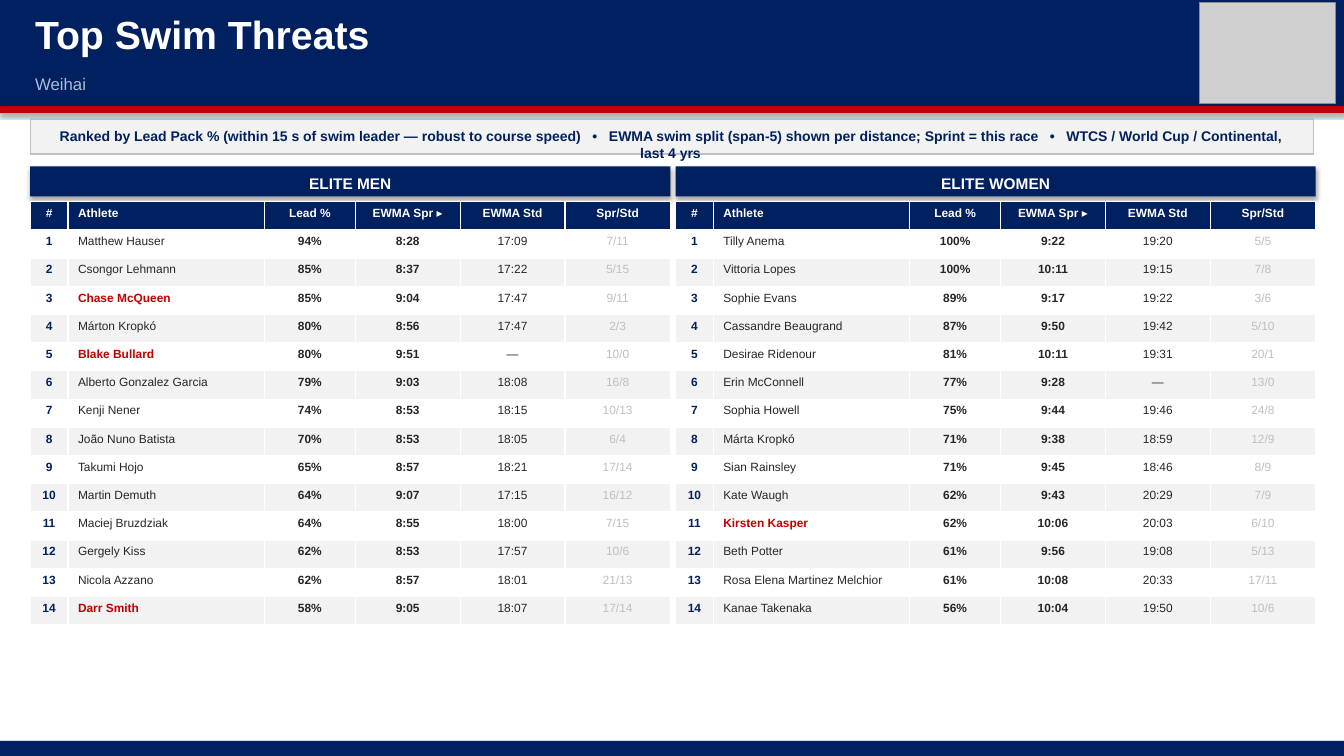
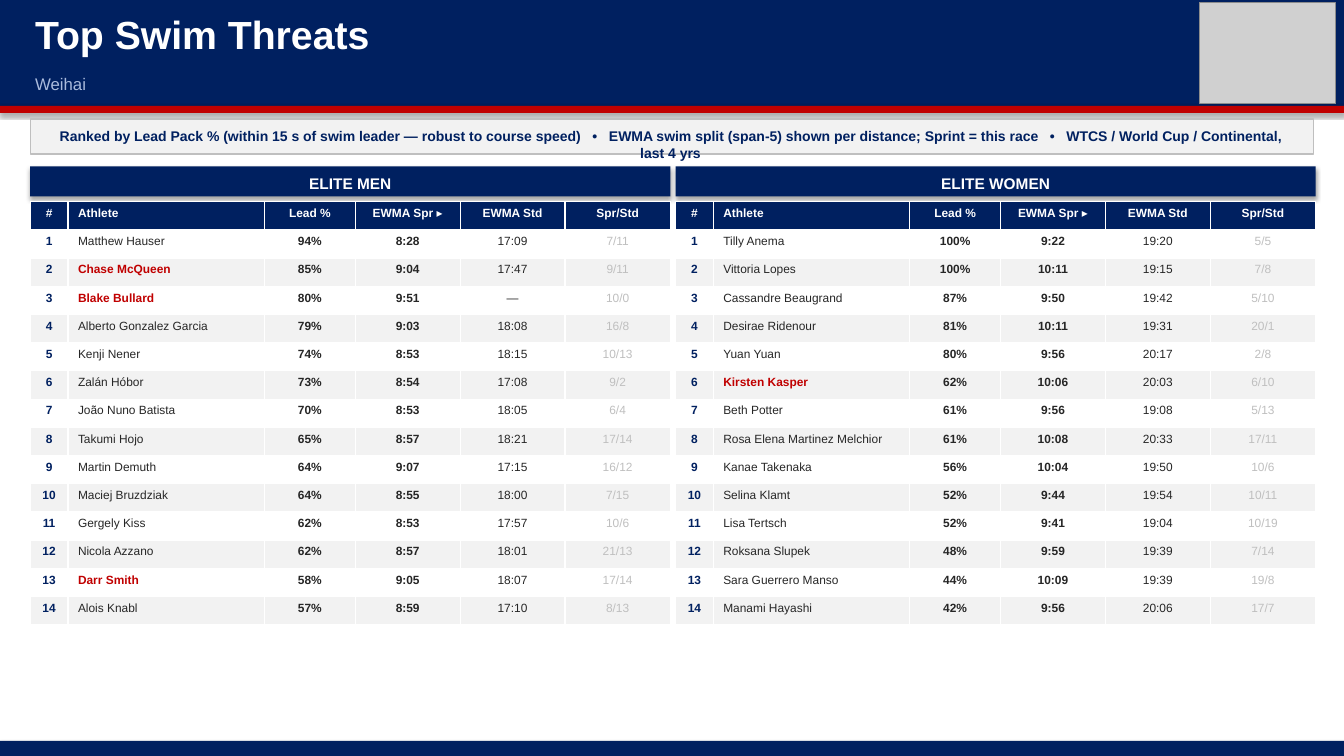
Before and after one commit to jhigh13/triathlon-db, a slide deck: slide 10 of ppt files/Weihai_v2.pptx. Drawn at 1344x756 pixels with LibreOffice and Linux fonts; fonts in the diff are those of the drawing; grey boxes stand for pictures. Boxes give left, top, right and bottom in pixels: in the first picture for what was removed or moved away, otherwise in the second. Text is boxed around its words. In the diff, an @@ line names an element or a change of style, - is before the commit and + after.

```diff
--- a/ppt files/Weihai_v2.pptx
+++ b/ppt files/Weihai_v2.pptx
@@ table at (x1=30, y1=202, x2=670, y2=625) @@
-row 3: 2 | Csongor Lehmann | 85% | 8:37 | 17:22 | 5/15
+row 3: 2 | Chase McQueen | 85% | 9:04 | 17:47 | 9/11
-row 4: 3 | Chase McQueen | 85% | 9:04 | 17:47 | 9/11
+row 4: 3 | Blake Bullard | 80% | 9:51 | — | 10/0
-row 5: 4 | Márton Kropkó | 80% | 8:56 | 17:47 | 2/3
+row 5: 4 | Alberto Gonzalez Garcia | 79% | 9:03 | 18:08 | 16/8
-row 6: 5 | Blake Bullard | 80% | 9:51 | — | 10/0
+row 6: 5 | Kenji Nener | 74% | 8:53 | 18:15 | 10/13
-row 7: 6 | Alberto Gonzalez Garcia | 79% | 9:03 | 18:08 | 16/8
+row 7: 6 | Zalán Hóbor | 73% | 8:54 | 17:08 | 9/2
-row 8: 7 | Kenji Nener | 74% | 8:53 | 18:15 | 10/13
+row 8: 7 | João Nuno Batista | 70% | 8:53 | 18:05 | 6/4
-row 9: 8 | João Nuno Batista | 70% | 8:53 | 18:05 | 6/4
+row 9: 8 | Takumi Hojo | 65% | 8:57 | 18:21 | 17/14
-row 10: 9 | Takumi Hojo | 65% | 8:57 | 18:21 | 17/14
+row 10: 9 | Martin Demuth | 64% | 9:07 | 17:15 | 16/12
-row 11: 10 | Martin Demuth | 64% | 9:07 | 17:15 | 16/12
+row 11: 10 | Maciej Bruzdziak | 64% | 8:55 | 18:00 | 7/15
-row 12: 11 | Maciej Bruzdziak | 64% | 8:55 | 18:00 | 7/15
+row 12: 11 | Gergely Kiss | 62% | 8:53 | 17:57 | 10/6
-row 13: 12 | Gergely Kiss | 62% | 8:53 | 17:57 | 10/6
+row 13: 12 | Nicola Azzano | 62% | 8:57 | 18:01 | 21/13
-row 14: 13 | Nicola Azzano | 62% | 8:57 | 18:01 | 21/13
+row 14: 13 | Darr Smith | 58% | 9:05 | 18:07 | 17/14
-row 15: 14 | Darr Smith | 58% | 9:05 | 18:07 | 17/14
+row 15: 14 | Alois Knabl | 57% | 8:59 | 17:10 | 8/13
@@ table at (x1=676, y1=202, x2=1316, y2=625) @@
-row 4: 3 | Sophie Evans | 89% | 9:17 | 19:22 | 3/6
+row 4: 3 | Cassandre Beaugrand | 87% | 9:50 | 19:42 | 5/10
-row 5: 4 | Cassandre Beaugrand | 87% | 9:50 | 19:42 | 5/10
+row 5: 4 | Desirae Ridenour | 81% | 10:11 | 19:31 | 20/1
-row 6: 5 | Desirae Ridenour | 81% | 10:11 | 19:31 | 20/1
+row 6: 5 | Yuan Yuan | 80% | 9:56 | 20:17 | 2/8
-row 7: 6 | Erin McConnell | 77% | 9:28 | — | 13/0
+row 7: 6 | Kirsten Kasper | 62% | 10:06 | 20:03 | 6/10
-row 8: 7 | Sophia Howell | 75% | 9:44 | 19:46 | 24/8
+row 8: 7 | Beth Potter | 61% | 9:56 | 19:08 | 5/13
-row 9: 8 | Márta Kropkó | 71% | 9:38 | 18:59 | 12/9
+row 9: 8 | Rosa Elena Martinez Melchior | 61% | 10:08 | 20:33 | 17/11
-row 10: 9 | Sian Rainsley | 71% | 9:45 | 18:46 | 8/9
+row 10: 9 | Kanae Takenaka | 56% | 10:04 | 19:50 | 10/6
-row 11: 10 | Kate Waugh | 62% | 9:43 | 20:29 | 7/9
+row 11: 10 | Selina Klamt | 52% | 9:44 | 19:54 | 10/11
-row 12: 11 | Kirsten Kasper | 62% | 10:06 | 20:03 | 6/10
+row 12: 11 | Lisa Tertsch | 52% | 9:41 | 19:04 | 10/19
-row 13: 12 | Beth Potter | 61% | 9:56 | 19:08 | 5/13
+row 13: 12 | Roksana Slupek | 48% | 9:59 | 19:39 | 7/14
-row 14: 13 | Rosa Elena Martinez Melchior | 61% | 10:08 | 20:33 | 17/11
+row 14: 13 | Sara Guerrero Manso | 44% | 10:09 | 19:39 | 19/8
-row 15: 14 | Kanae Takenaka | 56% | 10:04 | 19:50 | 10/6
+row 15: 14 | Manami Hayashi | 42% | 9:56 | 20:06 | 17/7
```
Also in this commit, not shown: 3 other slides changed, 3 other files.
